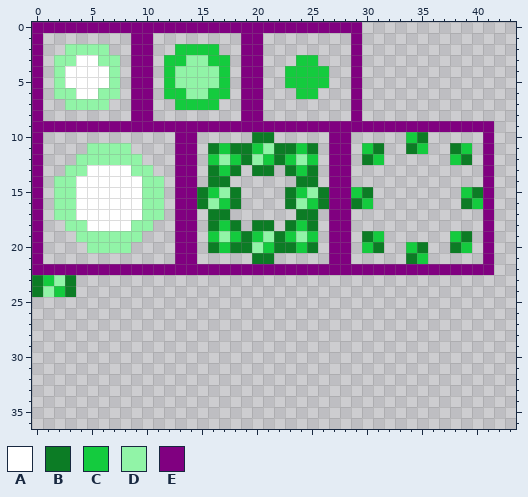
Sprite sheet -- assets/sprites/projectiles.png. This is how it looked before the edit.
The file is 243x259 pixels. Shown: x 0..43, y 0..36.
Palette (. is transparent): A #ffffff  B #0c7c25  C #14cb3e  D #91f4a7  E #800080
Pixels before, first column x 0:
 0 EEEEEEEEEEEEEEEEEEEEEEEEEEEEEE............
 1 E........EE........EE........E............
 2 E..DDDD..EE..CCCC..EE........E............
 3 E.DDAADD.EE.CCDDCC.EE...CC...E............
 4 E.DAAAAD.EE.CDDDDC.EE..CCCC..E............
 5 E.DAAAAD.EE.CDDDDC.EE..CCCC..E............
 6 E.DDAADD.EE.CCDDCC.EE...CC...E............
 7 E..DDDD..EE..CCCC..EE........E............
 8 E........EE........EE........E............
 9 EEEEEEEEEEEEEEEEEEEEEEEEEEEEEEEEEEEEEEEEEE
10 E............EE.....BB.....EE.....CB.....E
11 E....DDDD....EE.BCBBCDBBCB.EE.CB..BC..BC.E
12 E...DDDDDD...EE.CDCBDCBCDC.EE.BC......CB.E
13 E..DDAAAADD..EE.BCB.BB.BCB.EE............E
14 E.DDAAAAAADD.EE.BB......BB.EE............E
15 E.DDAAAAAADD.EEBCDB....BCDBEECB........CBE
16 E.DDAAAAAADD.EEBDCB....BDCBEEBC........BCE
17 E.DDAAAAAADD.EE.BB......BB.EE............E
18 E..DDAAAADD..EE.BCB.BB.BCB.EE............E
19 E...DDDDDD...EE.CDCBCDBCDC.EE.BC......CB.E
20 E....DDDD....EE.BCBBDCBBCB.EE.CB..CB..BC.E
21 E............EE.....BB.....EE.....BC.....E
22 EEEEEEEEEEEEEEEEEEEEEEEEEEEEEEEEEEEEEEEEEE
23 BCDB......................................
24 BDCB......................................
After the commit:
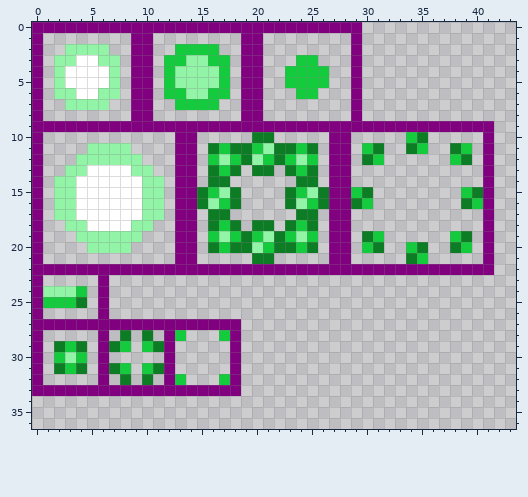
The edit:
Changed rows in their new state; - is an unchanged pixel.
first column x 0:
23 E...--E------------
24 E-DDC-E------------
25 ECCCB-E------------
26 E-----E------------
27 EEEEEEEEEEEEEEEEEEE
28 E-----E-B-B-EC---CE
29 E-BCB-EBC-CBE-----E
30 E-CDC-E-----E-----E
31 E-BCB-EBC-CBE-----E
32 E-----E-B-B-EC---CE
33 EEEEEEEEEEEEEEEEEEE
Pixel boxes of the changes (left, top, right, bottom) in both pictures:
changed: (32, 275, 241, 396)
